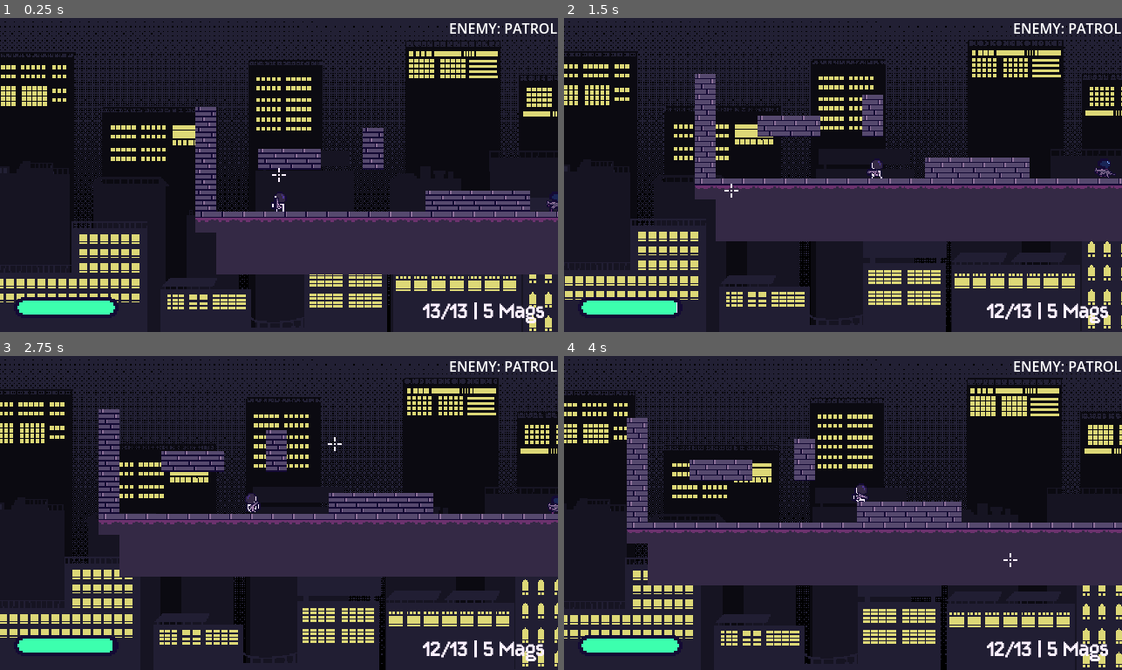
Above: before the commit, frames 1-4 (two rows, left to right).
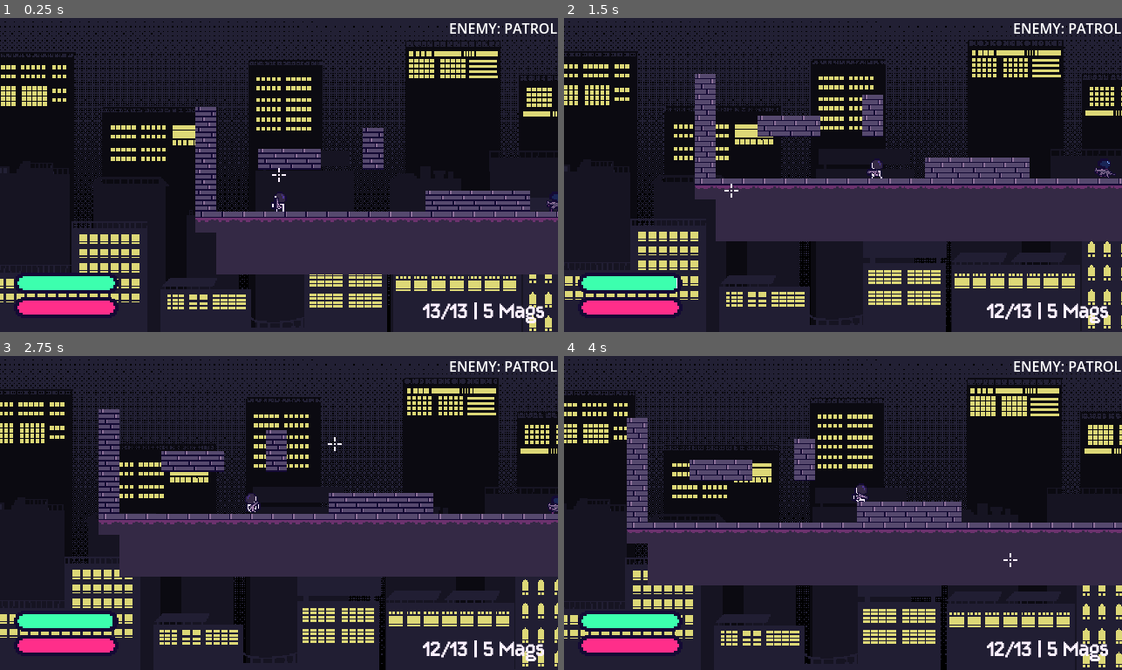
Above: after the commit, the same moments.

Repository: kyteidev/rogueshot
Game: Godot game, scene res://scenes/game_debug.tscn
Same seed, same stepped clock (60 frames per second), same inputs: the game is played once before the commit and once after it.
Inputs (mouse positions are in pixels of both pictures, inside the frame that each line leads up to):
- Up to frame 1 (0.25 s): no input
- Up to frame 2 (1.5 s): move the mouse to (965, 159) at 0.52 s; press the mouse at (965, 159) at 0.53 s; hold D (player_right) from 0.53 s (still down); tap W (player_jump) at 0.77 s; move the mouse to (731, 190) at 1.27 s; release the mouse at (731, 190) at 1.28 s; tap Shift (player_sprint) at 1.35 s
- Up to frame 3 (2.75 s): tap W (player_jump) at 1.52 s; move the mouse to (334, 443) at 2.02 s; release D (player_right) at 2.03 s; hold A (player_left) from 2.03 s (still down); tap 1 (weapon_1) at 2.1 s
- Up to frame 4 (4 s): move the mouse to (815, 575) at 2.77 s; release A (player_left) at 2.78 s; hold D (player_right) from 2.78 s (still down); tap 2 (weapon_2) at 2.85 s; tap W (player_jump) at 3.02, 3.77 s; move the mouse to (1010, 560) at 3.52 s; tap Q (weapon_cycle) at 3.6 s

The runs differ from the first frame. In frame 1, 1.5% of the frame differs, in the area x 2-22%, y 82-95%; in frame 2, 1.6%; in frame 3, 1.6%; in frame 4, 1.6%.

Commit message:
add player health bar

Diff:
--- a/scenes/hud.tscn
+++ b/scenes/hud.tscn
@@ -25,7 +25,7 @@
 horizontal_alignment = 2
 vertical_alignment = 1
 
-[node name="StaminaBarOutline" type="TextureRect" parent="." unique_id=2145359264]
+[node name="HealthBarOutline" type="TextureRect" parent="." unique_id=2042992540]
 anchors_preset = 2
 anchor_top = 1.0
 anchor_bottom = 1.0
@@ -33,6 +33,42 @@
 offset_top = -40.0
 offset_right = 76.0
 offset_bottom = -28.0
+grow_vertical = 0
+scale = Vector2(2, 2)
+texture = ExtResource("3_uo2fv")
+stretch_mode = 2
+
+[node name="HealthBar" type="TextureProgressBar" parent="HealthBarOutline" unique_id=378917694]
+z_index = 1
+layout_mode = 1
+offset_left = 2.0
+offset_top = 2.0
+offset_right = 58.0
+offset_bottom = 10.0
+value = 50.0
+texture_progress = ExtResource("5_uo2fv")
+tint_progress = Color(1, 0.18039216, 0.5411765, 1)
+
+[node name="HealthLossBar" type="TextureProgressBar" parent="HealthBarOutline" unique_id=210656281]
+layout_mode = 1
+offset_left = 2.0
+offset_top = 2.0
+offset_right = 58.0
+offset_bottom = 10.0
+value = 100.0
+texture_progress = ExtResource("5_uo2fv")
+
+[node name="HealthBarTimer" type="Timer" parent="HealthBarOutline" unique_id=1919540087]
+one_shot = true
+
+[node name="StaminaBarOutline" type="TextureRect" parent="." unique_id=2145359264]
+anchors_preset = 2
+anchor_top = 1.0
+anchor_bottom = 1.0
+offset_left = 16.0
+offset_top = -68.0
+offset_right = 76.0
+offset_bottom = -56.0
 grow_vertical = 0
 scale = Vector2(2, 2)
 texture = ExtResource("3_uo2fv")
--- a/scripts/characters/player.gd
+++ b/scripts/characters/player.gd
@@ -42,10 +42,15 @@
 
 var sm := StateManager
 
+var prev_health: float = MAX_HEALTH
 var health: float = MAX_HEALTH:
 	set(value):
 		health = value
 		sm.health = value
+
+		if value < prev_health:
+			sm.lost_health = true
+		prev_health = value
 
 var was_airborne: bool = false
 var reached_peak: bool = false
--- a/scripts/hud.gd
+++ b/scripts/hud.gd
@@ -1,6 +1,6 @@
 extends CanvasLayer
 
-
+const HEALTH_BAR_DELAY = 0.5
 const STAMINA_BAR_DELAY = 0.5
 
 const STAMINA_COLOR = Color("3cffae")
@@ -11,12 +11,18 @@
 
 var sm := StateManager
 
+var displayed_health_loss: float = 100.0
 var displayed_stamina_loss: float = 100.0
 
+var health_tween: Tween
 var stamina_tween: Tween
 var stamina_was_depleted: bool = false
 
 @onready var ammo_mag_label := $AmmoMagLabel
+
+@onready var health_bar := $HealthBarOutline/HealthBar
+@onready var health_loss_bar := $HealthBarOutline/HealthLossBar
+@onready var health_timer := $HealthBarOutline/HealthBarTimer
 
 @onready var stamina_bar := $StaminaBarOutline/StaminaBar
 @onready var stamina_loss_bar := $StaminaBarOutline/StaminaLossBar
@@ -33,6 +39,25 @@
 	# update ammo info
 	var ammo_text: String = "%s/%s | %s %s"
 	ammo_mag_label.text = ammo_text % [sm.ammo, sm.max_ammo, sm.mags, "Mag" if sm.mags == 1 else "Mags"]
+
+	# update health info
+	health_bar.value = sm.health
+
+	# delay the stamina loss bar
+	if sm.lost_health:
+		sm.lost_health = false
+		health_timer.start(HEALTH_BAR_DELAY)
+
+	if sm.health >= displayed_health_loss:
+		displayed_health_loss = sm.health
+	elif health_timer.is_stopped():
+		displayed_health_loss = lerpf(displayed_health_loss, sm.health, 1.0 - exp(-10.0 * delta))
+
+		# snap to value if close enough
+		if absf(displayed_health_loss - sm.health) < 0.1:
+			displayed_health_loss = sm.health
+
+	health_loss_bar.value = displayed_health_loss
 
 	# update stamina info
 	stamina_bar.value = sm.stamina
--- a/scripts/state_manager.gd
+++ b/scripts/state_manager.gd
@@ -11,6 +11,8 @@
 
 var reloading: bool = false
 
+var lost_health: bool = false
+
 var stamina: float = 100.0
 var stamina_depleted: bool = false
 var used_stamina: bool = false
